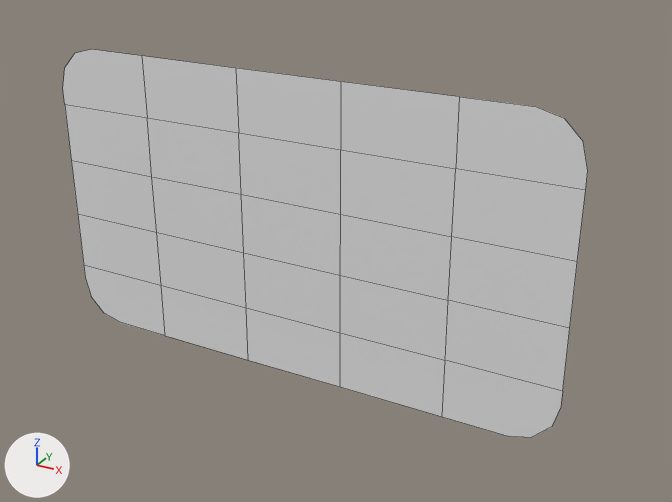
Before and after pictures for a commit that changed the Blender file _source_assets/panel-anim-wiggle-bones.blend.
Camera for both pictures: a 50 mm camera at (1.41, -2.28, 1.12) aimed at (0.13, 0.05, -0.05). The lights are fixed; the arrows at lower left show +X, +Y and +Z. Mesh edges are drawn as thin lines.
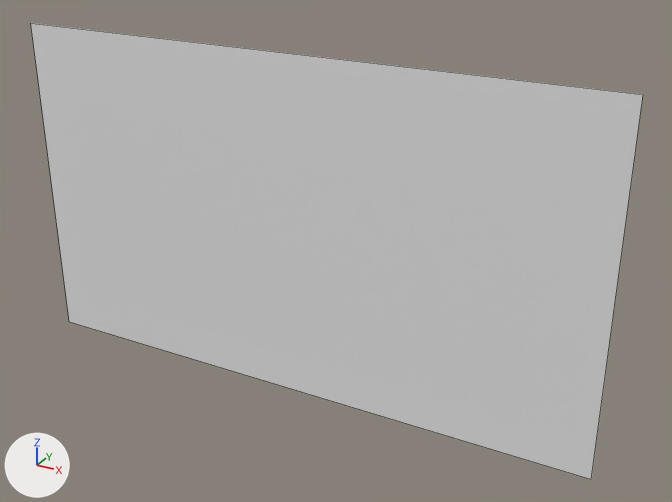
What differs and where, as boxes [x1, y1, x2, y2] in the pictures (672 x 502 px):
'Plane', reshaped, turned, rescaled: before [63, 49, 588, 437]; after [31, 23, 643, 479]
part 1 of me_plane_001, added: after [31, 23, 643, 479]

Diff of the bpy script that builds the scene:
```diff
--- a/_source_assets/panel-anim-wiggle-bones.blend.py
+++ b/_source_assets/panel-anim-wiggle-bones.blend.py
@@ me_plane_001 @@
 me_plane_001.from_pydata(...)  # 48 vertices, 25 faces; spans x -0.89..0.89, y 0.0, z -0.5..0.5
 # used by ob_plane; location = (0.0, 0.0, 0.0)
 # verts and faces of me_plane_001; kept vertices keep their numbers, new ones are numbered from 48
+# me_plane_001 part 1
+verts[48] = (-1.0, -1.0, 0.0)  # pixel (69, 321)
+verts[49] = (1.0, -1.0, 0.0)  # pixel (591, 479)
+verts[50] = (-1.0, 1.0, 0.0)  # pixel (30, 23)
+verts[51] = (1.0, 1.0, 0.0)  # pixel (643, 94)
+faces += [(48, 49, 51, 50)]
@@ ob_plane @@
 ob_plane.location = (0.0, 0.0, 0.0)
+ob_plane.rotation_euler = (1.571, 0.0, 0.0)  # degrees (90, 0, 0)
+ob_plane.scale = (1.0, 0.562, 1.0)
```
